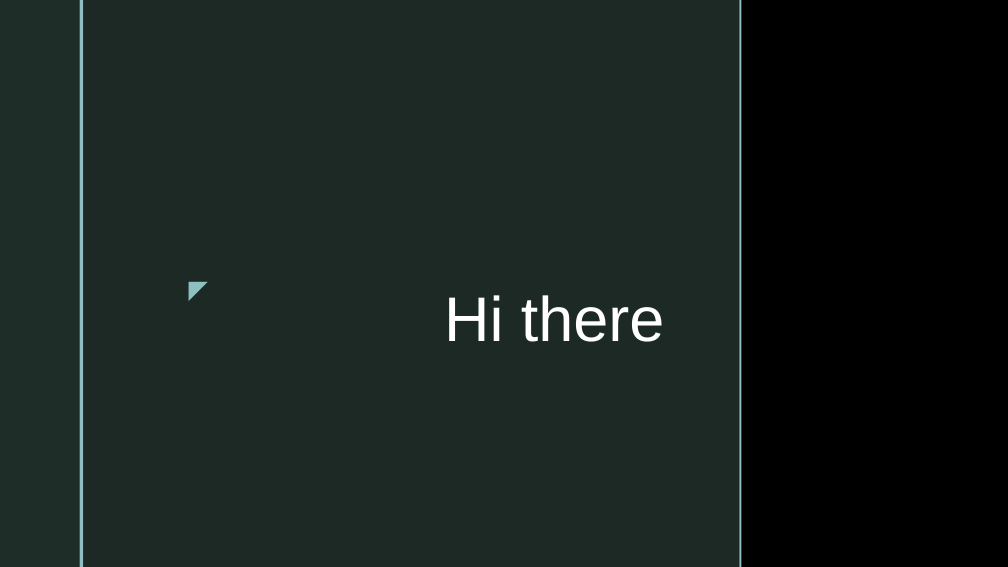
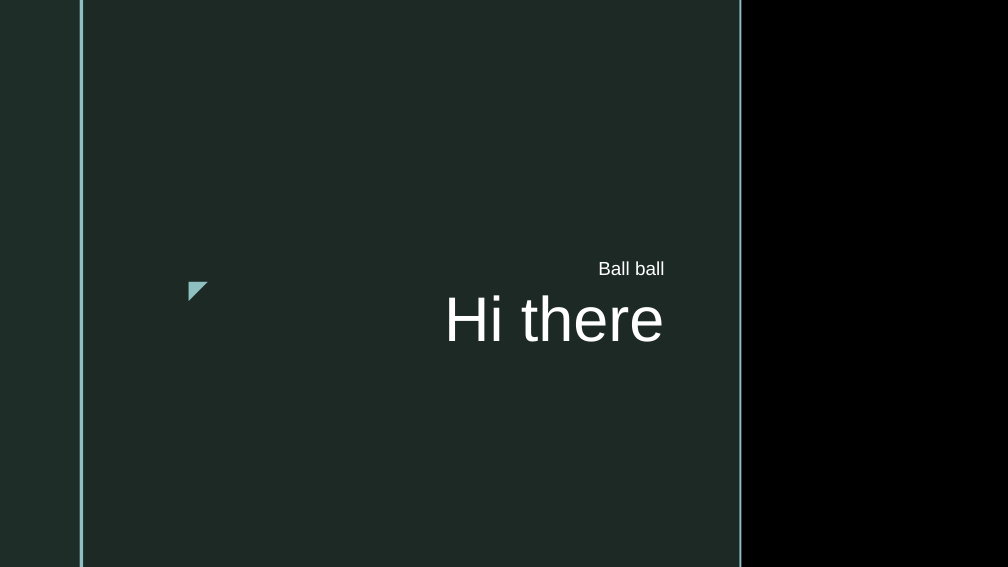
Before and after one commit to chloechw/Ball-of-Fur, a slide deck: slide 1 of Presentation1.pptx. Drawn at 1008x567 pixels with LibreOffice and Linux fonts; fonts in the diff are those of the drawing; background and template pictures are left out. Boxes give left, top, right and bottom in pixels: in the first picture for what was removed or moved away, otherwise in the second. Text is boxed around its words. In the diff, an @@ line names an element or a change of style, - is before the commit and + after.

Commit message:
Add ball ball

```diff
--- a/Presentation1.pptx
+++ b/Presentation1.pptx
@@ subtitle added at (598,261,664,275), 18 pt, text #FFFFFF @@
+Ball ball
```
